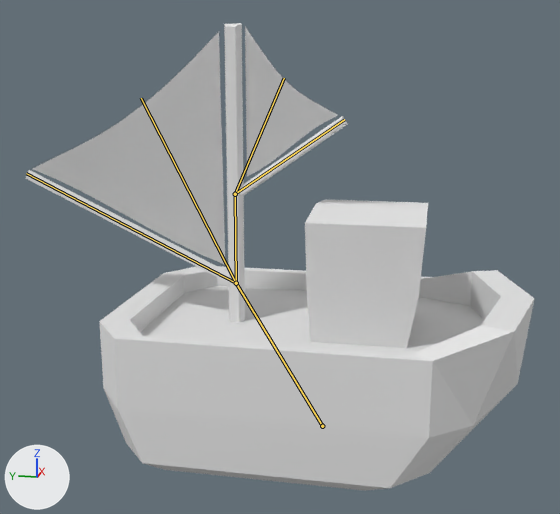
The Blender file Assets/Raw/boat.blend: old version first, new version second.
Rendered twice from a 50 mm camera at (-1.652, -0.229, 0.813) aimed at (0.014, 0.104, 0.397). Every picture has the same lights, and +X, +Y and +Z are marked at lower left. The bones that bend it are drawn over the model as lines.

The first picture shows 'Boat', 'Sail1', 'Sail2'.
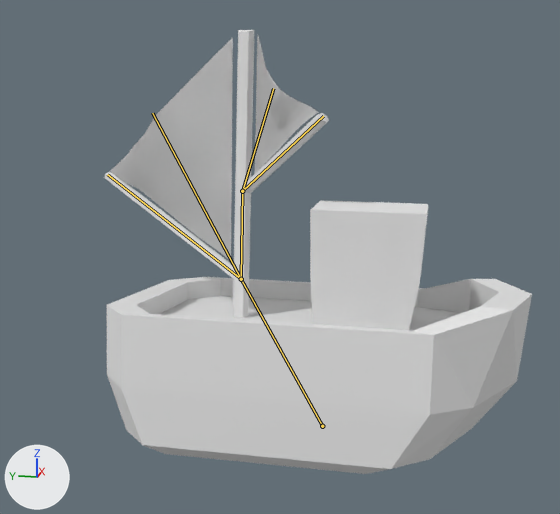
The newer file adds an action. The first version stands in its rest pose; the second is drawn at frame 10 of the action 'TurnLeft'.

Location of each change, [x1, y1, x2, y2] in pixels of the pictures (560 x 514 px):
'Boat', posed (16% narrower): before [26, 23, 535, 491]; after [104, 30, 532, 474]
'Sail1', posed (36% narrower): before [32, 32, 225, 265]; after [110, 38, 233, 261]
'Sail2', posed (31% narrower, 7% shorter): before [245, 27, 338, 176]; after [254, 36, 318, 174]
bone 'Base', root to tip: before (322, 426) to (236, 283); after (322, 426) to (241, 279)
bone 'Mast1', root to tip: before (236, 283) to (26, 173); after (241, 279) to (107, 174)
bone 'Mast2', root to tip: before (235, 194) to (344, 119); after (242, 191) to (323, 116)
bone 'Mast2Sail', root to tip: before (235, 194) to (284, 78); after (242, 191) to (273, 88)
bone 'Mast1Sail', root to tip: before (236, 283) to (141, 98); after (241, 279) to (152, 113)

What the commit changed:
Bone 'Base' (bone_base) turns from (0, 0, 0) to (0, 4, -6) degrees about its own x, y and z.
Bone 'Mast1' (bone_mast1) moves from (0.0, 0.0, 0.0) to (0.104, -0.009, 0.002).
Bone 'Mast1' (bone_mast1) turns from (0, 0, 0) to (2, -12, -27) degrees about its own x, y and z.
Bone 'Mast2' (bone_mast2) moves from (0.0, 0.0, 0.0) to (0.115, 0.021, 0.012).
Bone 'Mast2' (bone_mast2) turns from (0, 0, 0) to (-4, -19, 29) degrees about its own x, y and z.
Bone 'Mast2Sail' (bone_mast2sail) moves from (0.0, 0.0, 0.0) to (-0.292, -0.07, -0.032).
Bone 'Mast2Sail' (bone_mast2sail) turns from (0, 0, 0) to (0, 14, 29) degrees about its own x, y and z.
Bone 'Mast1Sail' (bone_mast1sail) moves from (0.0, 0.0, 0.0) to (0.061, -0.017, -0.004).
Bone 'Mast1Sail' (bone_mast1sail) turns from (0, 0, 0) to (-5, -4, -9) degrees about its own x, y and z.
